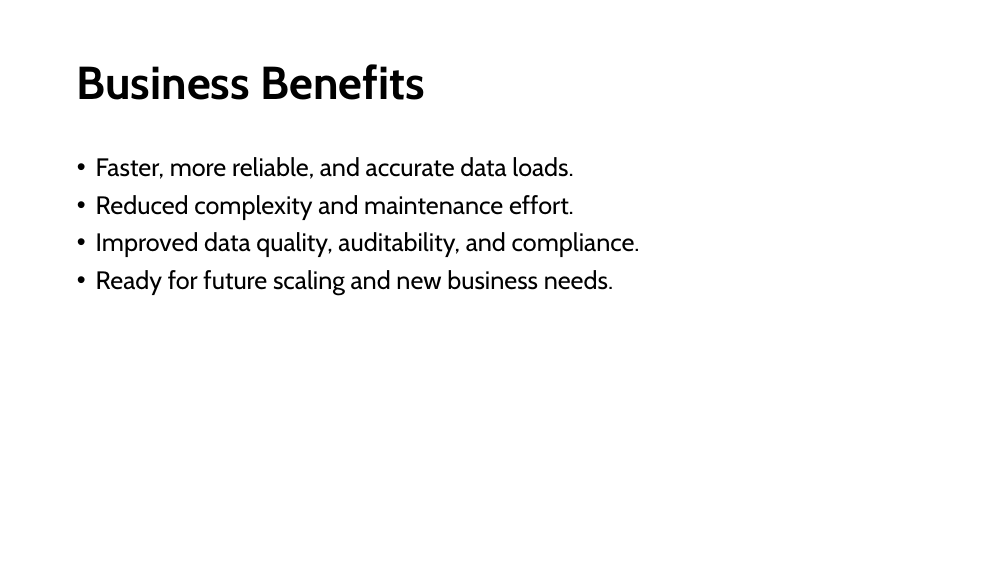
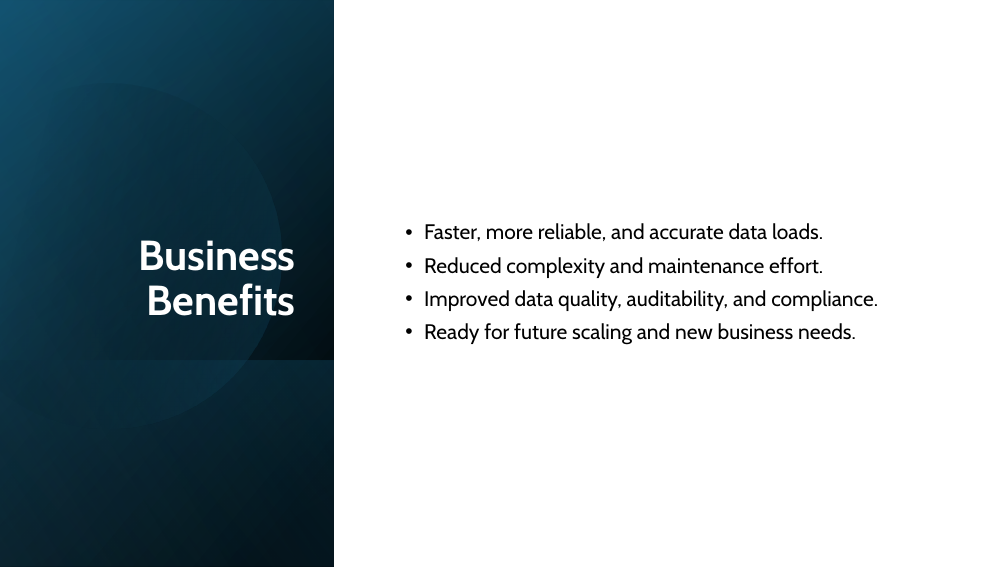
Before and after one commit to lokeshabobbala-wq/NRT_Pipeline, a slide deck: slide 6 of NRT Pipeline Modernization Overview.pptx (slide 5 before the commit). Drawn at 1008x567 pixels with LibreOffice and Linux fonts; fonts in the diff are those of the drawing. Boxes give left, top, right and bottom in pixels: in the first picture for what was removed or moved away, otherwise in the second. Text is boxed around its words. In the diff, an @@ line names an element or a change of style, - is before the commit and + after.

```diff
--- a/NRT Pipeline Modernization Overview.pptx
+++ b/NRT Pipeline Modernization Overview.pptx
@@ rectangle added at (0, 0, 1008, 567), fill #FFFFFF @@
@@ rectangle added at (0, 0, 334, 567), fill gradient #000000 to #104862 @@
@@ rectangle added at (0, 1, 334, 567), fill gradient #000000 to #156082 @@
@@ rectangle added at (0, 0, 334, 566), fill gradient #000000 to #46B1E1 @@
@@ freeform shape added at (0, 42, 323, 464), fill gradient #000000 to #156082 @@
@@ title "Business Benefits": place and size @@
-title "Business Benefits" at (77, 64, 424, 100)
+title "Business Benefits" at (138, 240, 296, 316)
@@ title "Business Benefits" at (138, 240, 296, 316): size 44 to 40 pt, text colour #000000 to #FFFFFF; alignment left to right; vertical alignment middle to bottom @@
@@ text "Faster, more reliable, and accurate ...": place and size @@
-text "Faster, more reliable, and accurate ..." at (96, 157, 640, 295)
+text "Faster, more reliable, and accurate ..." at (424, 223, 878, 345)
@@ text "Faster, more reliable, and accurate ..." at (424, 223, 878, 345): size 24 to 20 pt; vertical alignment top to middle @@
@@ rectangle added at (0, 360, 334, 567), fill gradient #156082 to #000000 @@
```
Also in this commit, not shown: 5 other slides changed, 1 slide added.
